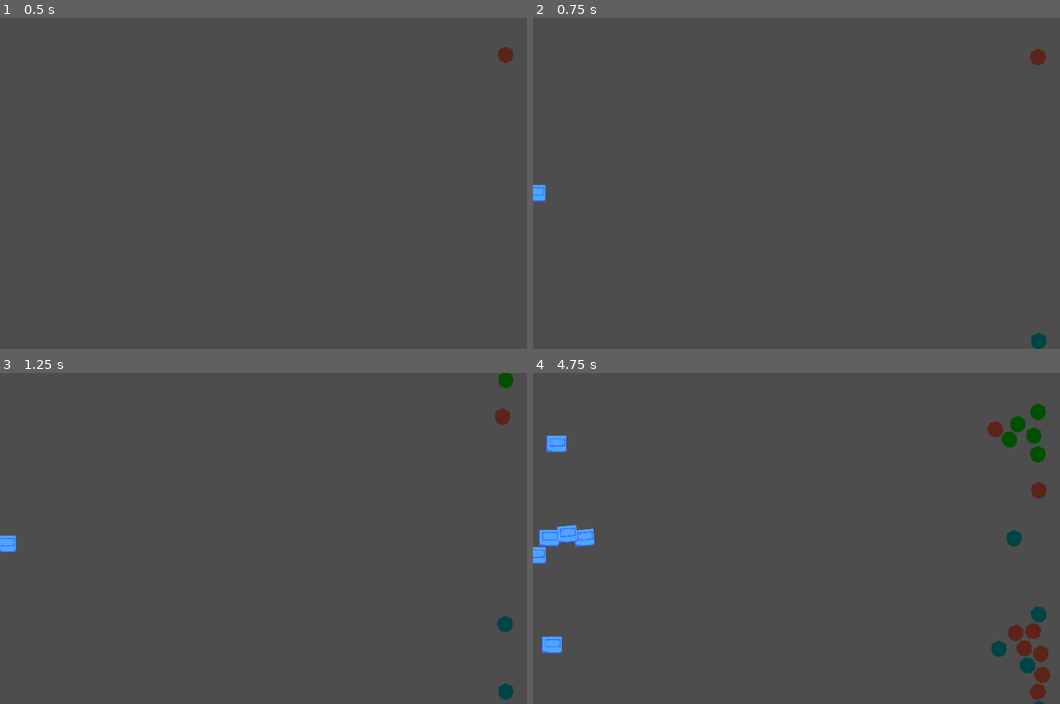
Above: before the commit, frames 1-4 (two rows, left to right).
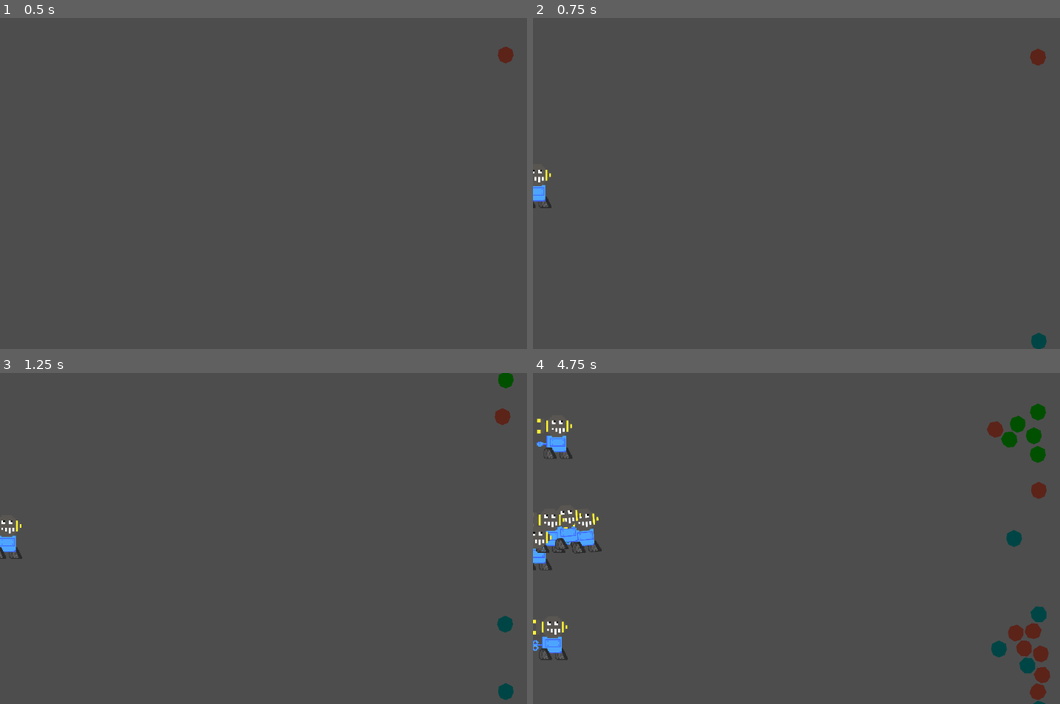
Above: after the commit, the same moments.

Repository: EctoCandy/Toy-Making-Game
Game: Godot game, scene res://Scenes/lanes_proto_main.tscn
Same seed, same stepped clock (60 frames per second), same inputs: the game is played once before the commit and once after it.
Inputs (mouse positions are in pixels of both pictures, inside the frame that each line leads up to):
- Up to frame 1 (0.5 s): no input
- Up to frame 2 (0.75 s): move the mouse to (959, 166) at 0.52 s; press the mouse at (959, 166) at 0.53 s
- Up to frame 3 (1.25 s): no input
- Up to frame 4 (4.75 s): release the mouse at (959, 521) at 1.25 s; drag from (712, 555) to (828, 429) at 1.27 s; move the mouse to (886, 465) at 2.02 s; press the mouse at (886, 465) at 2.03 s; release the mouse at (886, 465) at 2.75 s; drag from (796, 604) to (648, 488) at 2.77 s; move the mouse to (1007, 588) at 3.52 s; press the mouse at (1007, 588) at 3.53 s; release the mouse at (1007, 588) at 4.25 s; drag from (648, 488) to (828, 647) at 4.27 s

Frame 1 is identical in both runs. In frame 2, less than 0.1% of the frame differs, in the area x 0-4%, y 45-58%; in frame 3, 0.1%; in frame 4, 1.0%, in the area x 0-14%, y 13-87%.

Commit message:
Robots Sprites
Added basic pixel art sprites for player robots

Diff:
--- a/Scenes/basic_player_unit.tscn
+++ b/Scenes/basic_player_unit.tscn
@@ -2,10 +2,77 @@
 
 [ext_resource type="Script" uid="uid://cvasj2b5ad283" path="res://Scripts/basic_player_unit.gd" id="1_oovt2"]
 [ext_resource type="PackedScene" uid="uid://4t183y78j406" path="res://Scenes/health_bar.tscn" id="2_rgwky"]
+[ext_resource type="Texture2D" uid="uid://bljipspqn4m3q" path="res://missle_head-export.png" id="3_0hy33"]
 [ext_resource type="Texture2D" uid="uid://dt83ps7f6x7na" path="res://Assets/Art/RobotBody.png" id="3_4stia"]
+[ext_resource type="Texture2D" uid="uid://c86sbraccobbm" path="res://Assets/Art/ToyCrankSpritesheet.png" id="3_w52iy"]
+[ext_resource type="Texture2D" uid="uid://bsc6k8joigrk6" path="res://Assets/Art/TankTreads.png" id="5_pxdfh"]
 
 [sub_resource type="CircleShape2D" id="CircleShape2D_my7ai"]
 radius = 17.117243
+
+[sub_resource type="AtlasTexture" id="AtlasTexture_pxdfh"]
+atlas = ExtResource("3_w52iy")
+region = Rect2(0, 0, 96, 96)
+
+[sub_resource type="AtlasTexture" id="AtlasTexture_0hy33"]
+atlas = ExtResource("3_w52iy")
+region = Rect2(96, 0, 96, 96)
+
+[sub_resource type="AtlasTexture" id="AtlasTexture_b77yk"]
+atlas = ExtResource("3_w52iy")
+region = Rect2(192, 0, 96, 96)
+
+[sub_resource type="AtlasTexture" id="AtlasTexture_v168y"]
+atlas = ExtResource("3_w52iy")
+region = Rect2(288, 0, 96, 96)
+
+[sub_resource type="AtlasTexture" id="AtlasTexture_y550c"]
+atlas = ExtResource("3_w52iy")
+region = Rect2(384, 0, 96, 96)
+
+[sub_resource type="AtlasTexture" id="AtlasTexture_hoapm"]
+atlas = ExtResource("3_w52iy")
+region = Rect2(480, 0, 96, 96)
+
+[sub_resource type="AtlasTexture" id="AtlasTexture_86gcj"]
+atlas = ExtResource("3_w52iy")
+region = Rect2(576, 0, 96, 96)
+
+[sub_resource type="AtlasTexture" id="AtlasTexture_jf7f8"]
+atlas = ExtResource("3_w52iy")
+region = Rect2(672, 0, 96, 96)
+
+[sub_resource type="SpriteFrames" id="SpriteFrames_g4v7s"]
+animations = [{
+"frames": [{
+"duration": 1.0,
+"texture": SubResource("AtlasTexture_pxdfh")
+}, {
+"duration": 1.0,
+"texture": SubResource("AtlasTexture_0hy33")
+}, {
+"duration": 1.0,
+"texture": SubResource("AtlasTexture_b77yk")
+}, {
+"duration": 1.0,
+"texture": SubResource("AtlasTexture_v168y")
+}, {
+"duration": 1.0,
+"texture": SubResource("AtlasTexture_y550c")
+}, {
+"duration": 1.0,
+"texture": SubResource("AtlasTexture_hoapm")
+}, {
+"duration": 1.0,
+"texture": SubResource("AtlasTexture_86gcj")
+}, {
+"duration": 1.0,
+"texture": SubResource("AtlasTexture_jf7f8")
+}],
+"loop": 1,
+"name": &"default",
+"speed": 8.0
+}]
 
 [node name="BasicPlayerUnit" type="RigidBody2D" unique_id=1349566713]
 collision_mask = 3
@@ -34,9 +101,38 @@
 offset_bottom = -24.0
 unit = NodePath("../..")
 
-[node name="Sprite2D" type="Sprite2D" parent="." unique_id=314286823]
+[node name="Sprites" type="Node2D" parent="." unique_id=1312190282]
+
+[node name="HeadSprite" type="Sprite2D" parent="Sprites" unique_id=688149783]
+z_index = 3
+position = Vector2(2, -35)
+scale = Vector2(0.45, 0.45)
+texture = ExtResource("3_0hy33")
+
+[node name="CrankSprite" type="AnimatedSprite2D" parent="Sprites" unique_id=1837397419]
+position = Vector2(-36.999996, 0)
+scale = Vector2(0.4, 0.4)
+sprite_frames = SubResource("SpriteFrames_g4v7s")
+
+[node name="BodySprite" type="Sprite2D" parent="Sprites" unique_id=1967644059]
+z_index = 1
 scale = Vector2(0.4, 0.4)
 texture = ExtResource("3_4stia")
 
+[node name="TreadSprites" type="Node2D" parent="Sprites" unique_id=290660172]
+position = Vector2(0, 18)
+
+[node name="TreadSpriteL" type="Sprite2D" parent="Sprites/TreadSprites" unique_id=1169312529]
+z_index = 2
+position = Vector2(-12, 0)
+scale = Vector2(0.4, 0.4)
+texture = ExtResource("5_pxdfh")
+
+[node name="TreadSpriteR" type="Sprite2D" parent="Sprites/TreadSprites" unique_id=707859760]
+z_as_relative = false
+position = Vector2(18.999998, 0)
+scale = Vector2(0.4, 0.4)
+texture = ExtResource("5_pxdfh")
+
 [connection signal="body_exited" from="." to="." method="_on_body_exited"]
 [connection signal="timeout" from="AttackCooldown" to="." method="_on_attack_cooldown_timeout"]
--- a/Scripts/basic_player_unit.gd
+++ b/Scripts/basic_player_unit.gd
@@ -1,6 +1,10 @@
 extends Unit
 
 @export var attack_strength = 10
+
+func _ready() -> void:
+	super._ready()
+	$Sprites/CrankSprite.play()
 
 func set_up_encounter_mask():
 	encounter_collision_mask = 2
Binary file added: Assets/Art/TankTreads.png
Not shown, added: Assets/Art/TankTreads.png.import
Binary file added: Assets/Art/ToyCrankSpritesheet.png
Not shown, added: Assets/Art/ToyCrankSpritesheet.png.import
